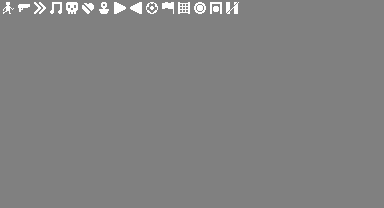
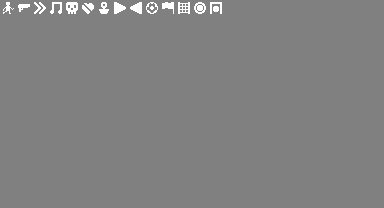
Layered file, before and after one edit (384x208). Changes by layer:
removed layer "Pausa" over (226, 2, 239, 14)
